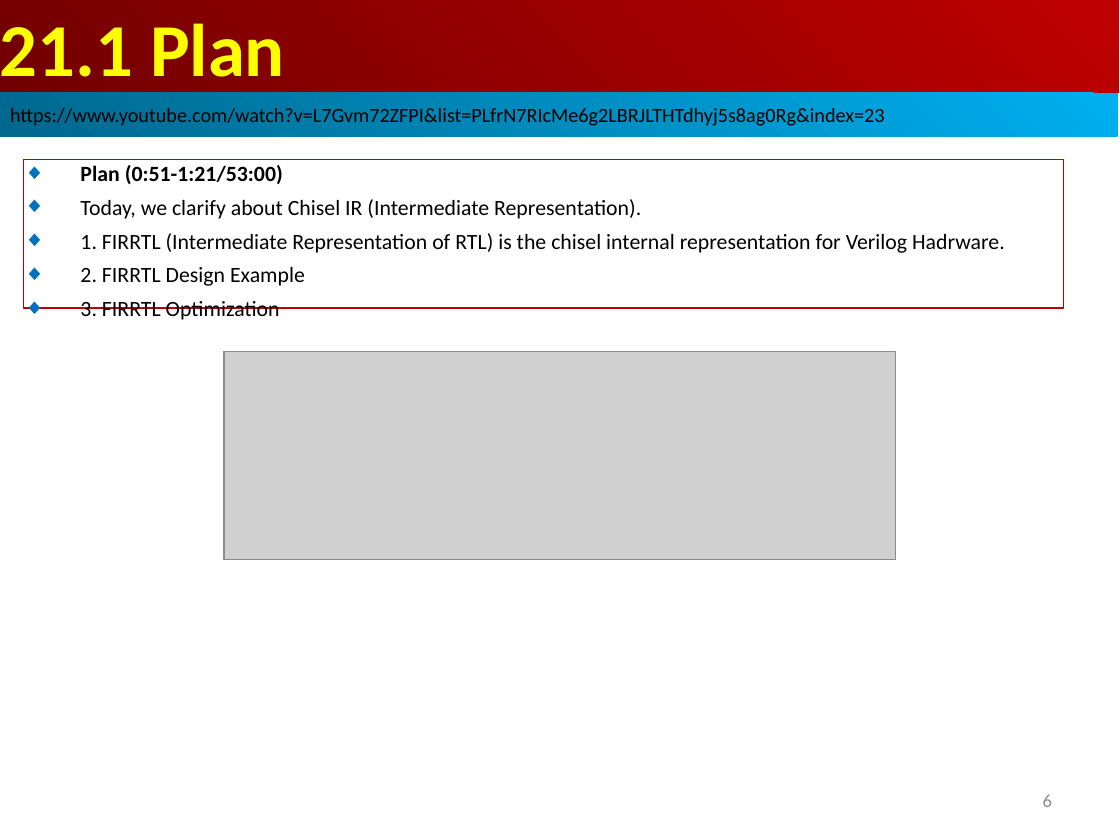
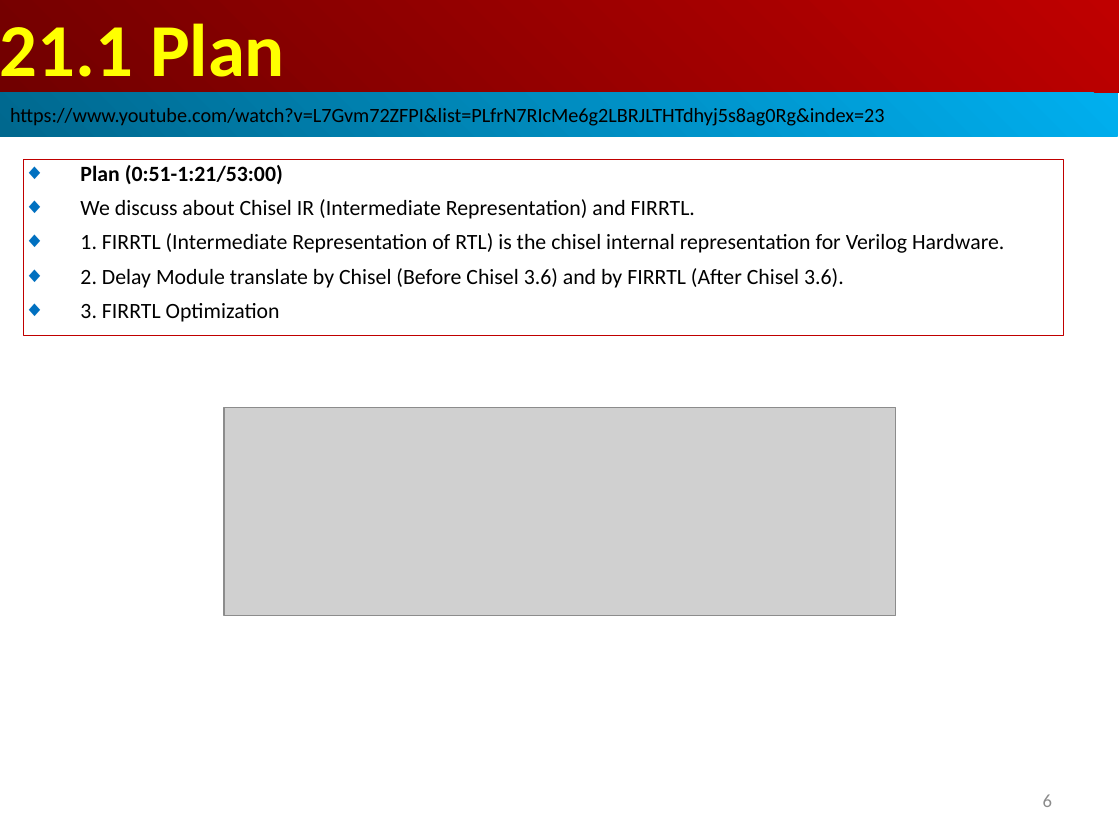
Before and after one commit to peterhchen/AIU_CS800_Chisel, a slide deck: slide 6 of 500_UCSC_HWD/021_FIRRTL/000_Video/021.FIRRTL.ppt. Drawn at 1120x840 pixels with LibreOffice and Linux fonts; fonts in the diff are those of the drawing; grey boxes stand for pictures. Boxes give left, top, right and bottom in pixels: in the first picture for what was removed or moved away, otherwise in the second. Text is boxed around its words. In the diff, an @@ line names an element or a change of style, - is before the commit and + after.

```diff
--- a/500_UCSC_HWD/021_FIRRTL/000_Video/021.FIRRTL.ppt
+++ b/500_UCSC_HWD/021_FIRRTL/000_Video/021.FIRRTL.ppt
@@ rectangle "Plan (0:51-1:21/53:00)": place and size @@
-rectangle "Plan (0:51-1:21/53:00)" at (24, 159, 1064, 308)
+rectangle "Plan (0:51-1:21/53:00)" at (24, 159, 1064, 336)
@@ text in rectangle at (80, 199, 1004, 288): text changed @@
-◆ Today, we clarify about Chisel IR (Intermediate Representation).
-◆ 1. FIRRTL (Intermediate Representation of RTL) is the chisel internal representation for Verilog Hadrware.
-◆ 2. FIRRTL Design Example
+◆ We discuss about Chisel IR (Intermediate Representation) and FIRRTL.
+◆ 1. FIRRTL (Intermediate Representation of RTL) is the chisel internal representation for Verilog Hardware.
+◆ 2. Delay Module translate by Chisel (Before Chisel 3.6) and by FIRRTL (After Chisel 3.6).
@@ picture: place and size @@
-picture at (224, 352, 896, 560)
+picture at (224, 408, 896, 616)
```
